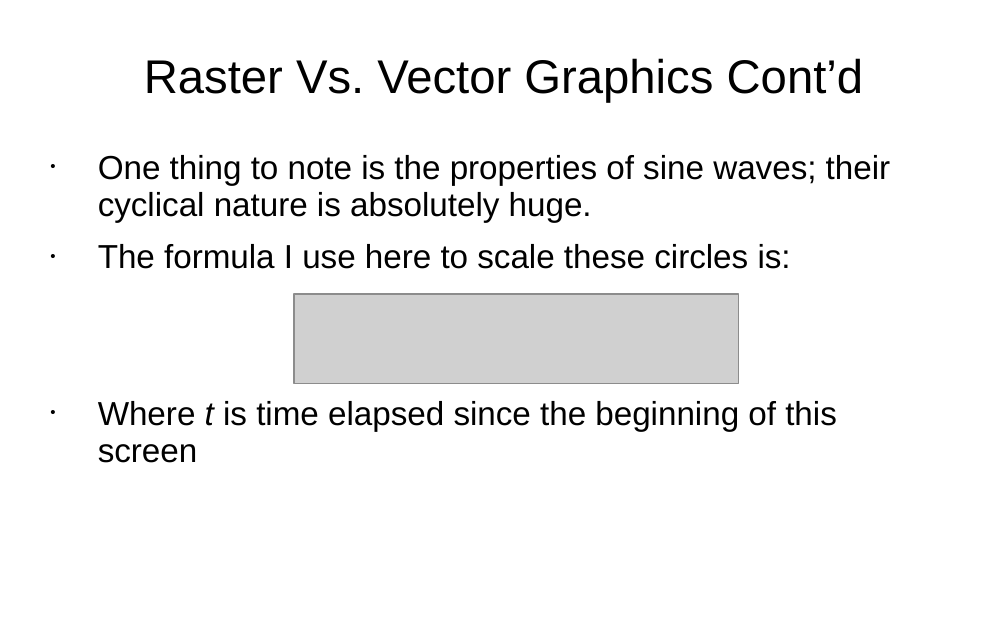
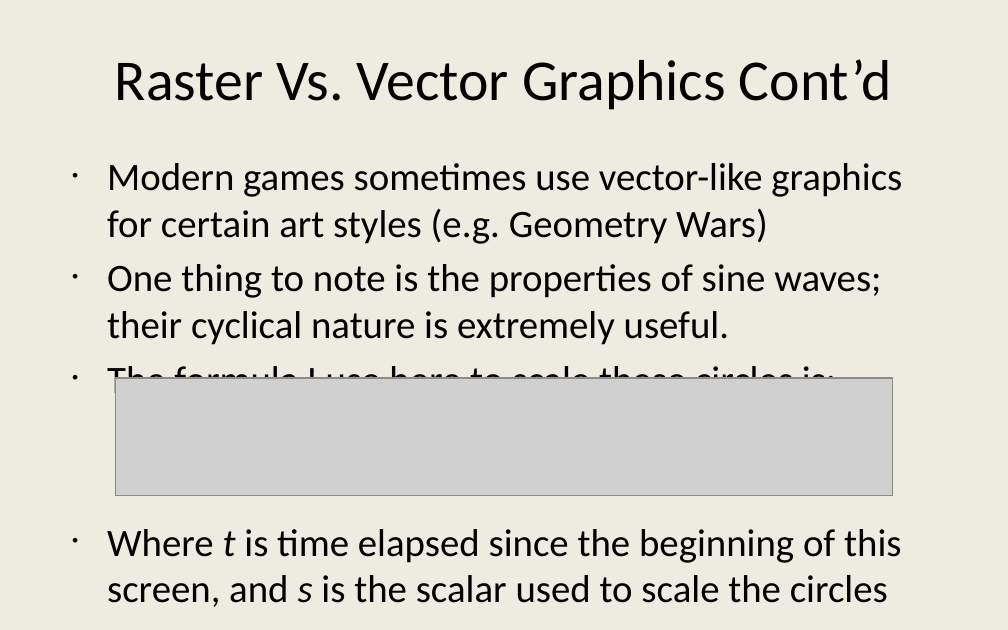
Before and after one commit to JesseTG/Linear-Algebra-Demo, a slide deck: slide 5 of Presentation Notes.pptx. Drawn at 1008x630 pixels with LibreOffice and Linux fonts; fonts in the diff are those of the drawing; grey boxes stand for pictures. Boxes give left, top, right and bottom in pixels: in the first picture for what was removed or moved away, otherwise in the second. Text is boxed around its words. In the diff, an @@ line names an element or a change of style, - is before the commit and + after.

```diff
--- a/Presentation Notes.pptx
+++ b/Presentation Notes.pptx
@@ background #FFFFFF to #EEECE1 @@
@@ title "Raster Vs. Vector Graphics Cont’d" at [115, 59, 892, 110]: size 27 to 33 pt, font Arial to Calibri; line spacing 0.93 to 1 @@
@@ text at [107, 163, 902, 345]: text changed; size 19 to 22.2 pt; font Arial to Calibri @@
-• One thing to note is the properties of sine waves; their cyclical nature is absolutely huge.
+• Modern games sometimes use vector-like graphics for certain art styles (e.g. Geometry Wars)
+• One thing to note is the properties of sine waves; their cyclical nature is extremely useful.
@@ picture removed at [294, 294, 738, 383] @@
@@ text at [107, 366, 836, 402]: size 19 to 22.2 pt, font Arial to Calibri in "The formula I use here to scale ..."; indent changed; line spacing 0.93 to 1; less space between paragraphs @@
@@ picture added at [116, 378, 893, 495] @@
@@ text at [107, 529, 901, 607]: text changed; size 19 to 22.2 pt; font Arial to Calibri @@
-• Where t is time elapsed since the beginning of this screen
+• Where t is time elapsed since the beginning of this screen, and s is the scalar used to scale the circles
```
Also in this commit, not shown: 6 other slides changed, 5 slides added, 1 slide removed, 31 other files.
